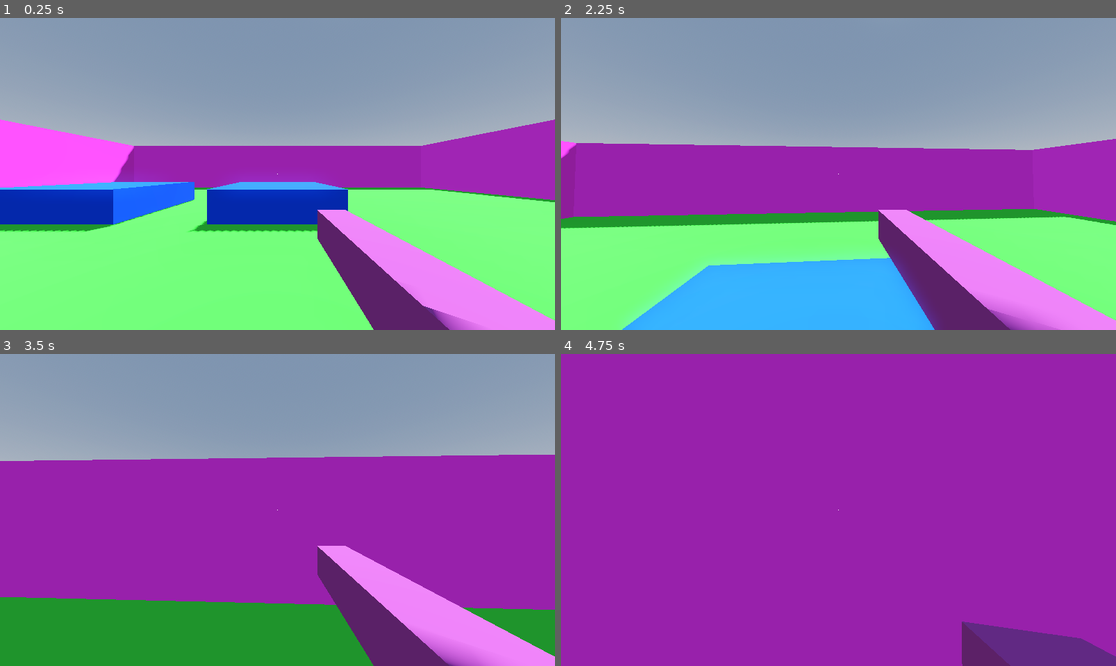
Above: before the commit, frames 1-4 (two rows, left to right).
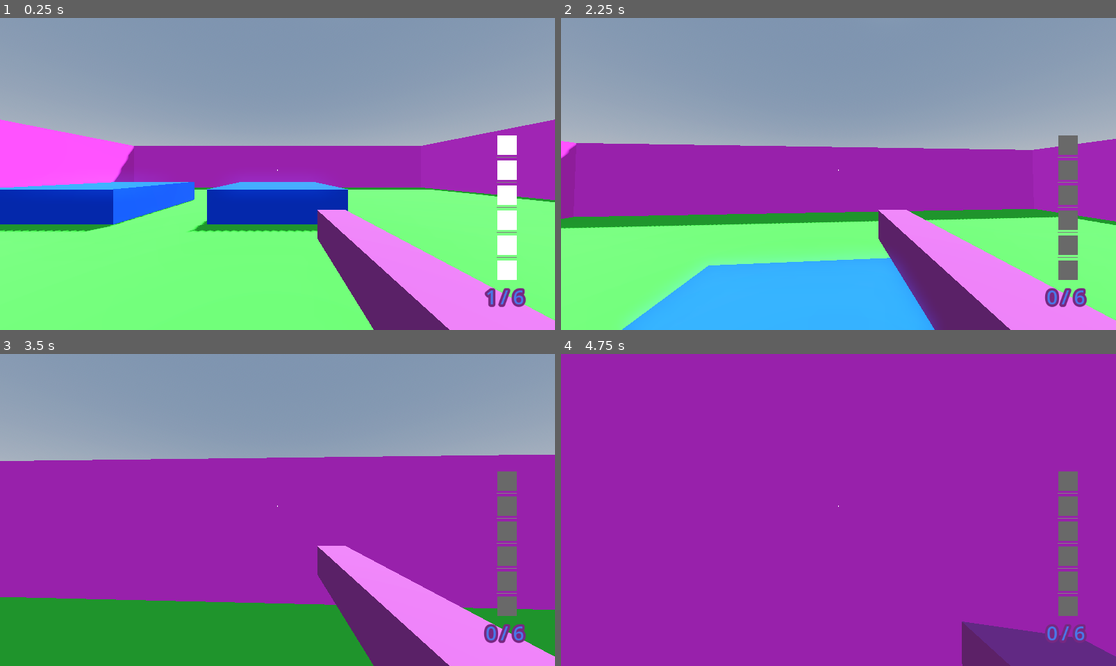
Above: after the commit, the same moments.

Repository: Ayla-McChristie/ProjectRobotCowboy
Game: Godot game, scene res://scenes/world.tscn
Same seed, same stepped clock (60 frames per second), same inputs: the game is played once before the commit and once after it.
Inputs (mouse positions are in pixels of both pictures, inside the frame that each line leads up to):
- Up to frame 1 (0.25 s): no input
- Up to frame 2 (2.25 s): tap Enter (ui_accept) at 0.5 s; move the mouse to (866, 174) at 0.52 s; hold E (E) 0.53-1.28 s; hold W (move_up) from 0.53 s (still down); tap Space (jump) at 0.77, 1.52 s; click (866, 174) at 0.8 s; move the mouse to (810, 174) at 1.27 s; click (810, 174) at 1.35 s; right-click (810, 174) at 1.55 s; move the mouse to (849, 167) at 2.02 s; hold Right mouse button (trick) from 2.03 s (still down)
- Up to frame 3 (3.5 s): keep holding W (move_up); tap E (E) at 2.3, 2.85 s; move the mouse to (271, 516) at 2.77 s; release Right mouse button (trick) at 2.78 s; tap Space (jump) at 3.02 s; click (271, 516) at 3.05 s
- Up to frame 4 (4.75 s): keep holding W (move_up); move the mouse to (877, 513) at 3.52 s; hold Q (Q) 3.53-4.28 s; tap Space (jump) at 3.77, 4.52 s; right-click (877, 513) at 3.8 s; move the mouse to (794, 506) at 4.27 s; click (794, 506) at 4.35 s; tap E (E) at 4.55 s

The runs differ from the first frame. In frame 1, 1.9% of the frame differs, in the area x 49-95%, y 37-100%; in frame 2, 2.1%; in frame 3, 2.1%; in frame 4, 1.6%.

Commit message:
Implements functioning ui elements

Diff:
--- a/scenes/HUD.tscn
+++ b/scenes/HUD.tscn
@@ -1,12 +1,22 @@
-[gd_scene load_steps=2 format=3 uid="uid://dnfj8hm8i4vlo"]
+[gd_scene load_steps=5 format=3 uid="uid://dnfj8hm8i4vlo"]
 
 [ext_resource type="Script" path="res://scripts/Reticle.gd" id="1_r7krc"]
+[ext_resource type="Script" path="res://scenes/UI_Ammo_Amount.gd" id="2_lhwoi"]
+[ext_resource type="Script" path="res://scenes/bullet_tracker.gd" id="3_857pk"]
+
+[sub_resource type="LabelSettings" id="LabelSettings_24ik4"]
+font_size = 40
+font_color = Color(0.286275, 0.470588, 0.913725, 1)
+outline_size = 20
+outline_color = Color(0.466667, 0.156863, 0.505882, 1)
 
 [node name="HUD" type="Control"]
 layout_mode = 3
 anchors_preset = 15
 anchor_right = 1.0
 anchor_bottom = 1.0
+offset_top = -8.0
+offset_bottom = -8.0
 grow_horizontal = 2
 grow_vertical = 2
 mouse_filter = 1
@@ -21,3 +31,92 @@
 grow_horizontal = 2
 grow_vertical = 2
 script = ExtResource("1_r7krc")
+
+[node name="Amount" type="Label" parent="."]
+layout_mode = 1
+anchors_preset = 3
+anchor_left = 1.0
+anchor_top = 1.0
+anchor_right = 1.0
+anchor_bottom = 1.0
+offset_left = -144.0
+offset_top = -88.0
+offset_right = -104.0
+offset_bottom = -33.0
+grow_horizontal = 0
+grow_vertical = 0
+text = "0"
+label_settings = SubResource("LabelSettings_24ik4")
+script = ExtResource("2_lhwoi")
+
+[node name="Amount2" type="Label" parent="."]
+layout_mode = 1
+anchors_preset = 3
+anchor_left = 1.0
+anchor_top = 1.0
+anchor_right = 1.0
+anchor_bottom = 1.0
+offset_left = -104.0
+offset_top = -88.0
+offset_right = -64.0
+offset_bottom = -33.0
+grow_horizontal = 0
+grow_vertical = 0
+text = "/ 6"
+label_settings = SubResource("LabelSettings_24ik4")
+
+[node name="BulletTracker" type="BoxContainer" parent="."]
+layout_mode = 1
+anchors_preset = 3
+anchor_left = 1.0
+anchor_top = 1.0
+anchor_right = 1.0
+anchor_bottom = 1.0
+offset_left = -80.0
+offset_top = -96.0
+offset_right = -40.0
+offset_bottom = 204.0
+grow_horizontal = 0
+grow_vertical = 0
+rotation = -3.14159
+vertical = true
+script = ExtResource("3_857pk")
+
+[node name="box1" type="ColorRect" parent="BulletTracker"]
+custom_minimum_size = Vector2(0, 40)
+layout_mode = 2
+
+[node name="HSeparator" type="HSeparator" parent="BulletTracker"]
+layout_mode = 2
+
+[node name="box2" type="ColorRect" parent="BulletTracker"]
+custom_minimum_size = Vector2(0, 40)
+layout_mode = 2
+
+[node name="HSeparator2" type="HSeparator" parent="BulletTracker"]
+layout_mode = 2
+
+[node name="box3" type="ColorRect" parent="BulletTracker"]
+custom_minimum_size = Vector2(0, 40)
+layout_mode = 2
+
+[node name="HSeparator3" type="HSeparator" parent="BulletTracker"]
+layout_mode = 2
+
+[node name="box4" type="ColorRect" parent="BulletTracker"]
+custom_minimum_size = Vector2(0, 40)
+layout_mode = 2
+
+[node name="HSeparator4" type="HSeparator" parent="BulletTracker"]
+layout_mode = 2
+
+[node name="box5" type="ColorRect" parent="BulletTracker"]
+custom_minimum_size = Vector2(0, 40)
+layout_mode = 2
+
+[node name="HSeparator5" type="HSeparator" parent="BulletTracker"]
+layout_mode = 2
+
+[node name="box6" type="ColorRect" parent="BulletTracker"]
+custom_minimum_size = Vector2(0, 40)
+layout_mode = 2
--- /dev/null
+++ b/scenes/UI_Ammo_Amount.gd
@@ -0,0 +1,15 @@
+extends Label
+
+#this breaks if i change the layout
+@onready var gun : GunController = $"../../Head/Camera3D/Gun"
+
+var last_num
+
+func _ready() -> void:
+	print_debug(str(gun))
+
+func _process(delta: float) -> void:
+	if gun:
+		if gun.cylinder.size() != last_num:
+			text = str(gun.cylinder.size())
+			last_num = gun.cylinder.size()
--- /dev/null
+++ b/scenes/bullet_tracker.gd
@@ -0,0 +1,41 @@
+extends BoxContainer
+
+@export var EMPTY_COLOR : Color
+@export var REG_COLOR : Color
+@export var BLAST_COLOR : Color
+@export var RICOCHET_COLOR : Color
+
+@onready var gun : GunController = $"../../Head/Camera3D/Gun"
+@onready var box1 : ColorRect = $box1
+@onready var box2 : ColorRect = $box2
+@onready var box3 : ColorRect = $box3
+@onready var box4 : ColorRect = $box4
+@onready var box5 : ColorRect = $box5
+@onready var box6 : ColorRect = $box6
+
+var boxes : Array[ColorRect]
+var num_of_bullets
+
+# Called when the node enters the scene tree for the first time.
+func _ready() -> void:
+	boxes = [box1, box2, box3, box4, box5, box6]
+	num_of_bullets = gun.cylinder.size()
+
+# Called every frame. 'delta' is the elapsed time since the previous frame.
+func _process(delta: float) -> void:
+	if num_of_bullets != gun.cylinder.size():
+		num_of_bullets = gun.cylinder.size()
+		for i in gun.cylinder.size():
+			boxes[i].color = _color_pick(gun.cylinder[i])
+
+		for i in range(gun.cylinder.size(), 6):
+			boxes[i].color = Color.DIM_GRAY
+
+func _color_pick(bullet_type : Global.BulletType) -> Color:
+	match  bullet_type:
+		Global.BulletType.Normal:
+			return Color.GOLD
+		Global.BulletType.Blast:
+			return Color.CRIMSON
+
+	return Color.DIM_GRAY
--- a/scenes/player.tscn
+++ b/scenes/player.tscn
@@ -24,6 +24,7 @@
 
 [node name="MeshInstance3D" type="MeshInstance3D" parent="."]
 transform = Transform3D(1, 0, 0, 0, 1, 0, 0, 0, 1, 0, 1.10988, 0)
+cast_shadow = 0
 mesh = SubResource("CapsuleMesh_kq1vs")
 
 [node name="CollisionShape3D" type="CollisionShape3D" parent="."]
--- a/scripts/GunController.gd
+++ b/scripts/GunController.gd
@@ -1,5 +1,5 @@
 extends Node3D
-
+class_name GunController
 const MAXAMMO = 6
 
 #Camera Ray
--- a/scripts/PlayerController.gd
+++ b/scripts/PlayerController.gd
@@ -104,7 +104,7 @@
 #region Gun
 	#shooting
 	if Input.is_action_just_pressed("primary_fire") || (Input.is_action_pressed("trick") && Input.is_action_pressed("primary_fire")):
-		if gun.cylinder.size() > 0 && !is_on_floor():
+		if gun.cylinder.size() > 0:
 			if gun.cylinder[0] == Global.BulletType.Blast:
 				velocity += camera.get_global_transform().basis.z.normalized() * (RECOIL_FORCE / (recoils_applied + 1))
 
